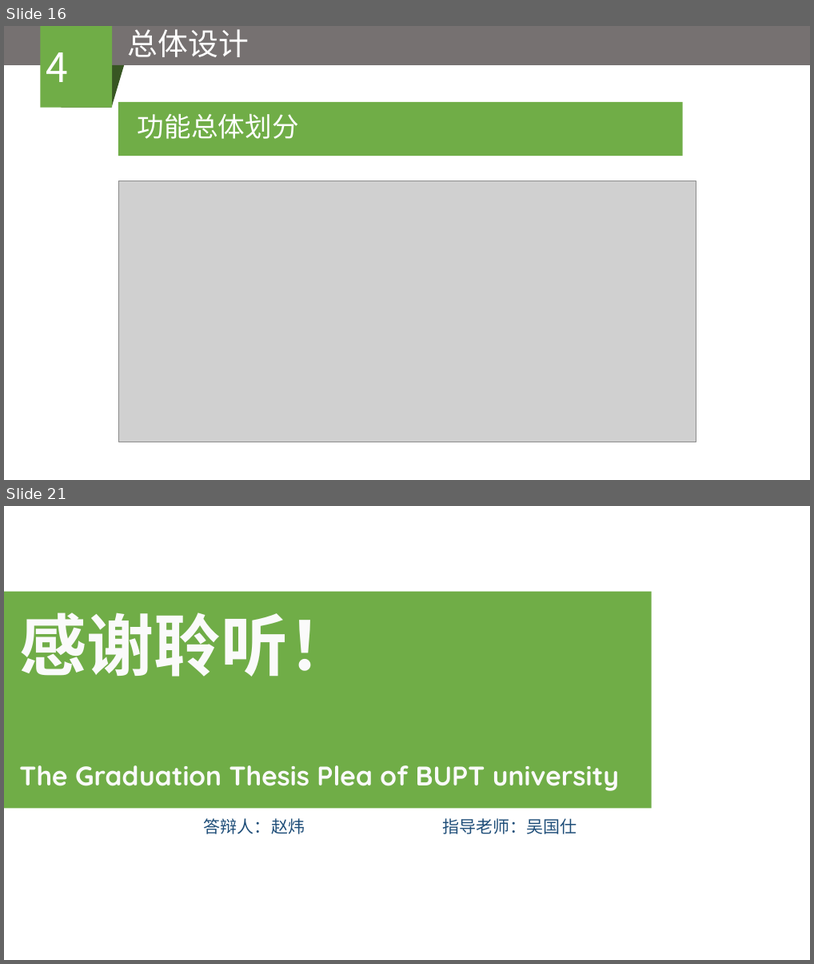
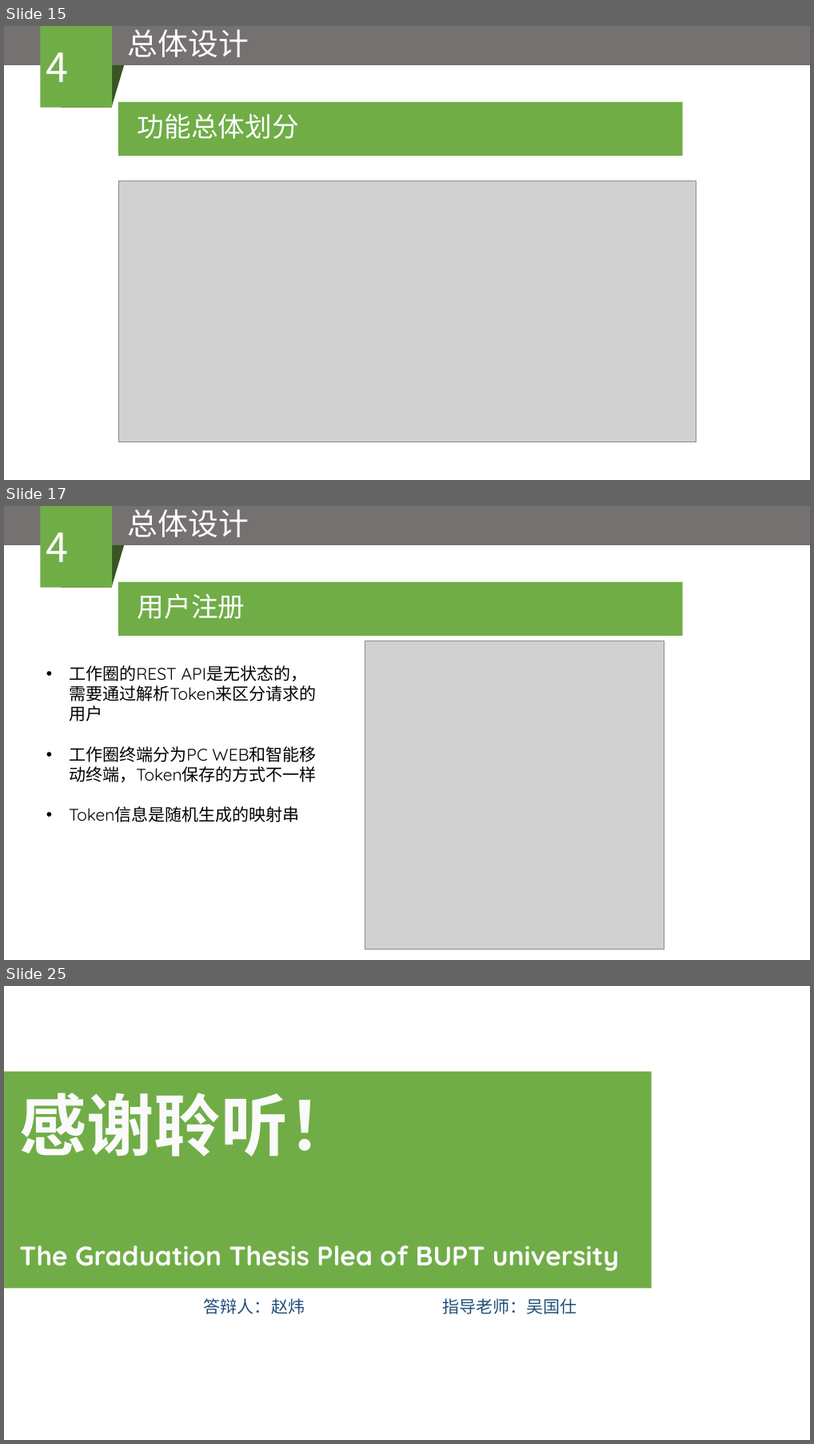
Before and after one commit to zwbn57175596/zhaowei, a slide deck: BUPT_paper/企业移动协同云办公系统——工作圈的设计与实现.pptx. Shown one above the other, each under a label of ours: slides 16 and 21 before the commit, slides 15, 17 and 25 after it; the slides between them are not shown. The pictures are 814x964 and 814x1444 pixels, drawn with LibreOffice and Linux fonts; fonts in the diff are those of the drawing; grey boxes stand for pictures. Boxes give left, top, right and bottom in pixels: in the first picture for what was removed or moved away, otherwise in the second. Text is boxed around its words. In the diff, an @@ line names an element or a change of style, - is before the commit and + after.

```diff
--- a/BUPT_paper/企业移动协同云办公系统——工作圈的设计与实现.pptx
+++ b/BUPT_paper/企业移动协同云办公系统——工作圈的设计与实现.pptx
@@ slide 17 added at [4,506,810,960], background #FFFFFF @@
@@ rectangle added at [4,506,810,545], fill #767171 @@
@@ rectangle added at [41,506,113,588], fill #70AD47, 48 pt, text #FFFFFF @@
+4
@@ text added at [128,509,249,537], 36 pt, text #FFFFFF @@
+总体设计
@@ flow chart input output added at [61,545,124,588], fill #385723 @@
@@ rectangle added at [118,582,682,636], fill #70AD47 @@
@@ text added at [138,594,245,619], 32 pt, text #FFFFFF @@
+用户注册
@@ picture added at [365,641,665,949] @@
@@ text added at [69,665,317,822], 20 pt, text #000000 @@
+• 工作圈的REST API是无状态的，需要通过解析Token来区分请求的用户
+• 工作圈终端分为PC WEB和智能移动终端，Token保存的方式不一样
+• Token信息是随机生成的映射串
@@ what was slide 16 is now slide 15 @@
@@ what was slide 21 is now slide 25 @@
```
Also in this commit, not shown: 7 slides changed, 6 other slides added, 3 slides removed, 2 other files.
